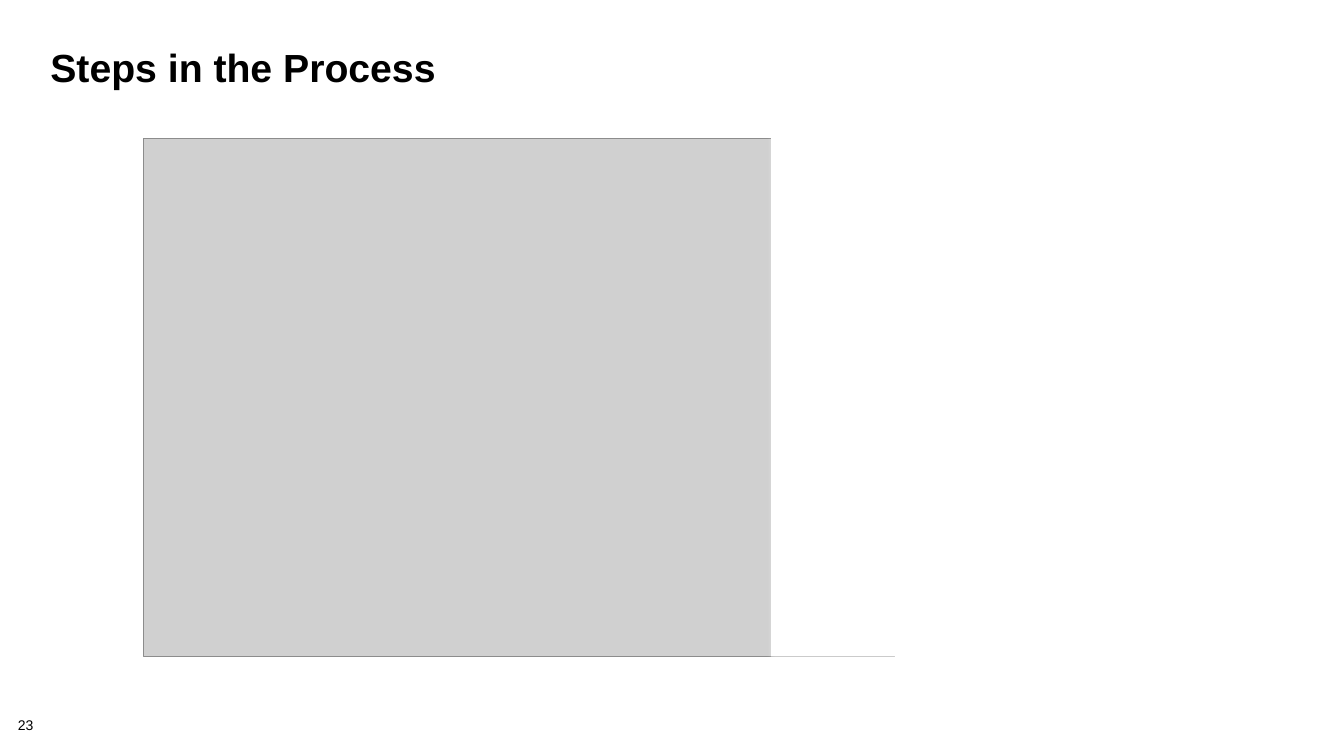
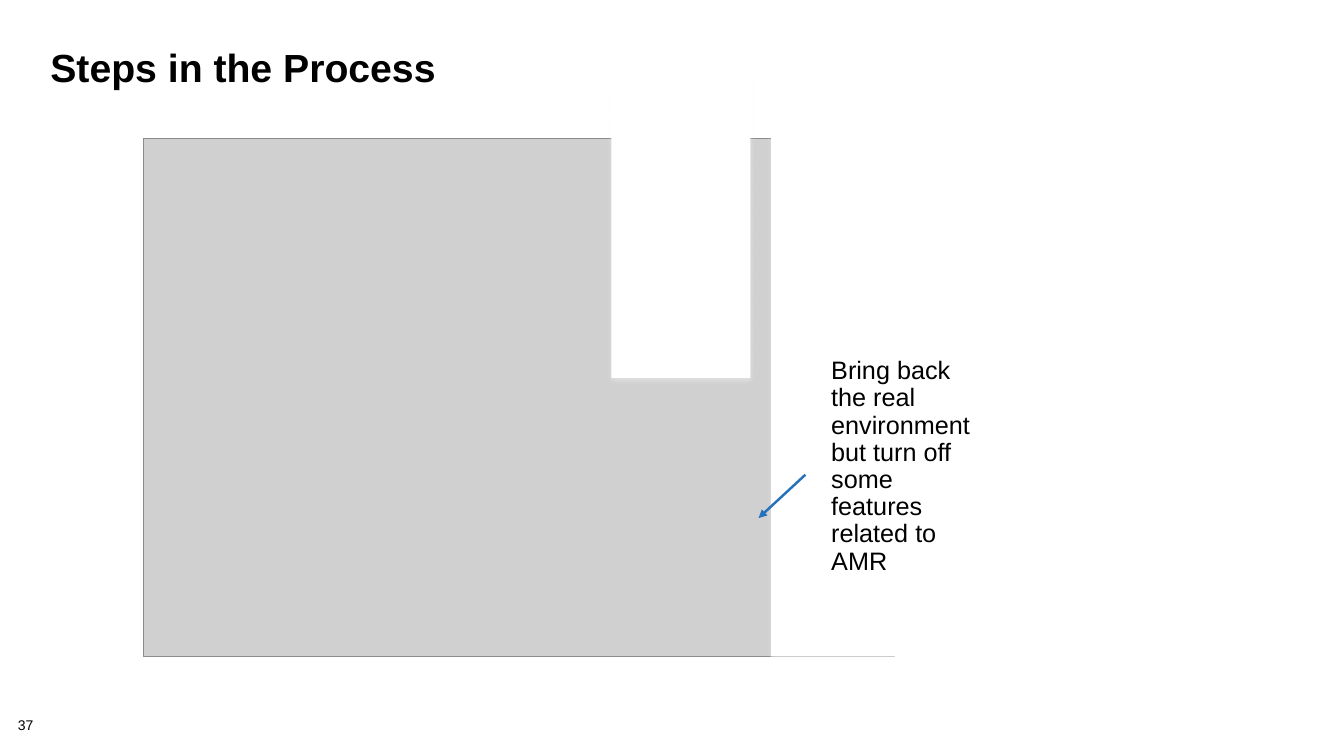
Before and after one commit to bssw-tutorial/presentations, a slide deck: slide 37 of refactoring.pptx (slide 23 before the commit). Drawn at 1344x756 pixels with LibreOffice and Linux fonts; fonts in the diff are those of the drawing; grey boxes stand for pictures; background and template pictures are left out. Boxes give left, top, right and bottom in pixels: in the first picture for what was removed or moved away, otherwise in the second. Text is boxed around its words. In the diff, an @@ line names an element or a change of style, - is before the commit and + after.

```diff
--- a/refactoring.pptx
+++ b/refactoring.pptx
@@ rectangle added at (611, 81, 750, 378), fill #FFFFFF @@
@@ text added at (831, 360, 970, 570), 18 pt, text #000000 @@
+Bring back the real environment but turn off some features related to AMR
@@ arrow added from (806, 475) to (758, 518), #2673BA 1.75 pt @@
@@ page number at (18, 720, 34, 730): text changed @@
-23
+37
```
Also in this commit, not shown: 7 other slides changed, 15 slides added.
